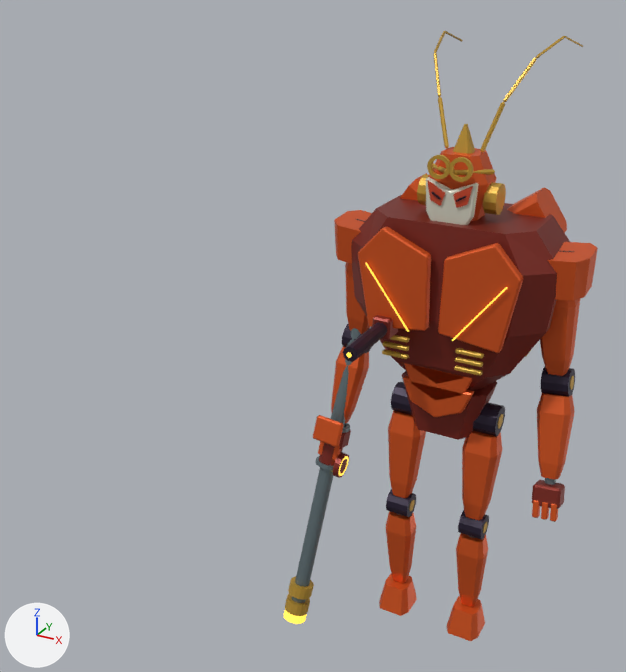
One commit to the Blender file out/morph_reference/t06/t06.blend: the scene before it, then after it.
One viewpoint serves both versions: a 50 mm camera at (2.69, -7.86, 7.22) aimed at (-1.54, -0.16, 3.38). The axes (+X, +Y, +Z) are drawn at lower left. The lights are the same throughout. The older version comes first. Both versions are drawn at frame 1 of the action 't06:heavy:elbow_r'; the numbers are the values there.

In view in the first picture: 'Articulated pelvic shell', 'Continuous tapered limb armor', 'Continuous tapered limb armor.001', 'Continuous tapered limb armor.002', 'Continuous tapered limb armor.003', 'Continuous tapered limb armor.004', 'Continuous tapered limb armor.005', 'Independent shoulder cap', 'Long handheld golden plasma staff', 'Shared sealed separate thoracic cage', 'Split tapered pectoral armor', 'Split tapered pectoral armor.001' and 64 more.
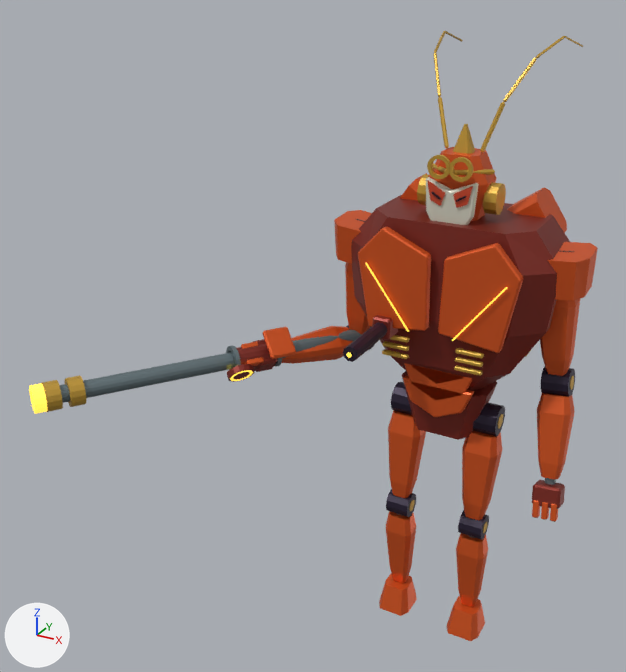
ob_elbow_r is not drawn itself; it is the parent of ob_wrist_r, ob_exposed_articulated_load_piston_007, ob_continuous_tapered_limb_armor_007, ob_exposed_limb_articulation_axle_007, ob_limb_silver_axle_cap_007.

Boxes [x1, y1, x2, y2] around the edits, measured in the pictures (626 x 672 px):
```json
{"object": "Long handheld golden plasma staff", "change": "turned", "before": [292, 328, 361, 603], "after": [59, 327, 371, 403]}
{"object": "Continuous tapered limb armor.007", "change": "turned", "before": [331, 346, 369, 423], "after": [282, 326, 353, 364]}
{"object": "Articulated charge shutter", "change": "turned", "before": [313, 415, 344, 447], "after": [262, 327, 296, 359]}
{"object": "Plasma staff golden terminal ring.002", "change": "turned", "before": [288, 576, 314, 600], "after": [65, 375, 86, 407]}
{"object": "Plasma staff golden terminal ring.003", "change": "turned", "before": [285, 594, 310, 616], "after": [42, 380, 63, 412]}
{"object": "Long axial weapon hand grip", "change": "turned", "before": [319, 443, 343, 466], "after": [237, 344, 270, 368]}
{"object": "Plasma staff open crown muzzle", "change": "turned", "before": [284, 610, 307, 624], "after": [29, 383, 47, 414]}
{"object": "Compact flush shield transducer", "change": "turned", "before": [333, 452, 349, 478], "after": [227, 364, 254, 382]}
{"object": "Articulated palm.001", "change": "turned", "before": [339, 430, 351, 449], "after": [253, 339, 278, 372]}
{"object": "Axial grip retaining flange.001", "change": "turned", "before": [315, 456, 333, 470], "after": [226, 346, 241, 370]}
{"object": "Armored finger.005", "change": "turned", "before": [332, 446, 341, 460], "after": [247, 357, 264, 366]}
{"object": "Exposed limb articulation axle.007", "change": "turned", "before": [342, 324, 371, 353], "after": [346, 325, 375, 351], "on screen": "mostly hidden afterwards"}
{"object": "Shield transducer luminous annulus", "change": "turned", "before": [339, 456, 349, 476], "after": [230, 370, 253, 381]}
{"object": "Armored finger.003", "change": "turned", "before": [318, 441, 324, 455], "after": [241, 341, 258, 349]}
{"object": "Axial grip retaining flange", "change": "turned", "before": [342, 423, 350, 433], "after": [274, 358, 282, 367]}
```

Edits to the scene script, one JSON object a line:
```json
{"op": "set", "path": "ob_elbow_r.rotation_euler", "old": "(-0.3, 0.0, 0.0)", "new": "(-1.571, 0.61, -0.61)", "note": "degrees (-17, 0, 0) -> degrees (-90, 35, -35)"}
```
